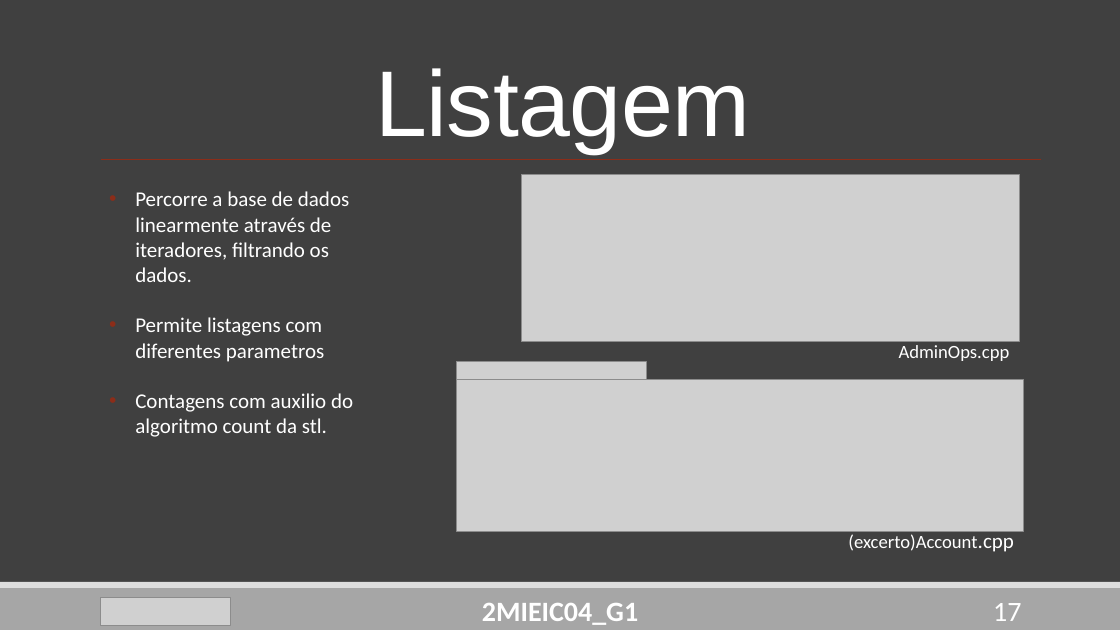
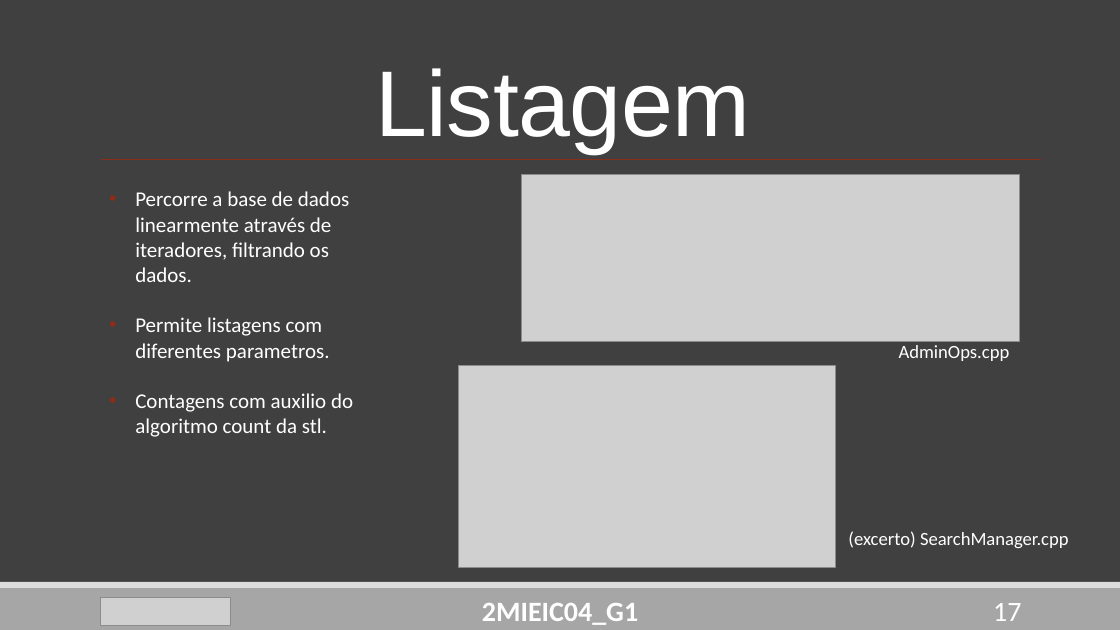
Before and after one commit to DoStini/FEUP-AEDA-proj, a slide deck: slide 17 of StreamZ_Apresentation4.pptx. Drawn at 1120x630 pixels with LibreOffice and Linux fonts; fonts in the diff are those of the drawing; grey boxes stand for pictures. Boxes give left, top, right and bottom in pixels: in the first picture for what was removed or moved away, otherwise in the second. Text is boxed around its words. In the diff, an @@ line names an element or a change of style, - is before the commit and + after.

```diff
--- a/StreamZ_Apresentation4.pptx
+++ b/StreamZ_Apresentation4.pptx
@@ text at (135,317,330,362): text changed @@
-• Permite listagens com diferentes parametros
+• Permite listagens com diferentes parametros.
@@ picture removed at (456,361,646,381) @@
@@ picture: place and size @@
-picture at (456,379,1023,531)
+picture at (459,365,836,567)
@@ text at (848,531,1069,548): text changed @@
-(excerto)Account.cpp
+(excerto) SearchManager.cpp
```
Also in this commit, not shown: 2 other slides changed, 2 slides added.
